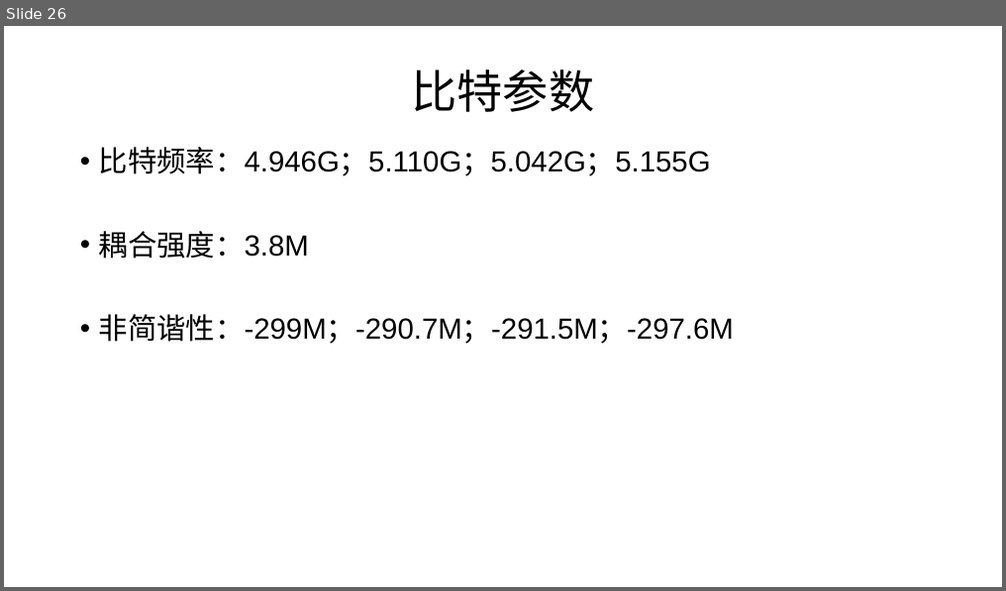
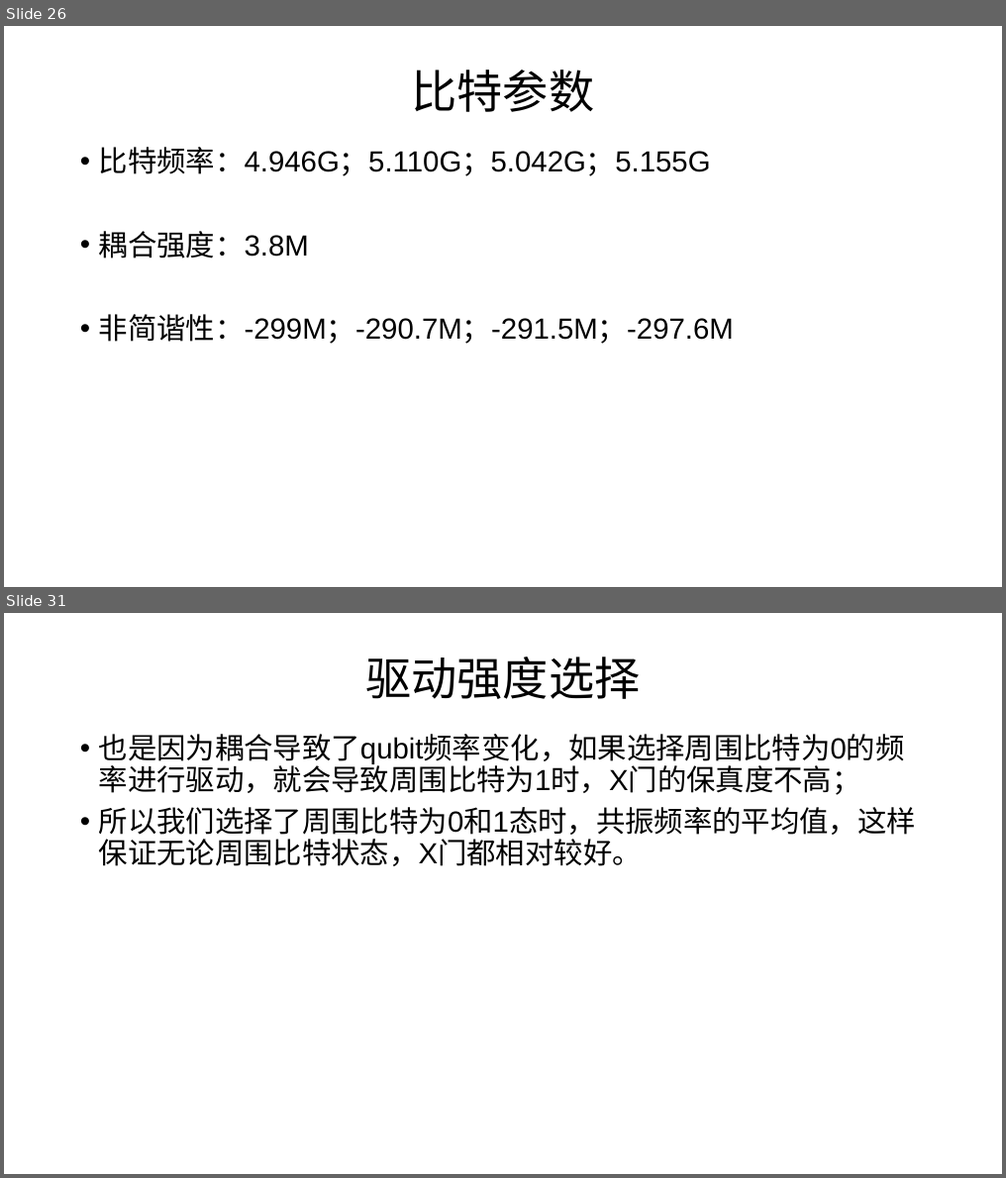
Before and after one commit to liyaochong/Quantum-Circuit, a slide deck: 程序/程序/programme/two qubit gate/CZgate/IBM/ppt/IBM的CNOT门仿真初步结果.pptx. Shown one above the other, each under a label of ours: slide 26 before the commit, slides 26 and 31 after it; the slides between them are not shown. The pictures are 1006x591 and 1006x1178 pixels, drawn with LibreOffice and Linux fonts; fonts in the diff are those of the drawing. Boxes give left, top, right and bottom in pixels: in the first picture for what was removed or moved away, otherwise in the second. Text is boxed around its words. In the diff, an @@ line names an element or a change of style, - is before the commit and + after.

```diff
--- a/程序/程序/programme/two qubit gate/CZgate/IBM/ppt/IBM的CNOT门仿真初步结果.pptx
+++ b/程序/程序/programme/two qubit gate/CZgate/IBM/ppt/IBM的CNOT门仿真初步结果.pptx
@@ slide 31 added at (4,613,1002,1174), background #FFFFFF @@
@@ title added at (365,657,640,699), 44 pt, text #000000 @@
+驱动强度选择
@@ text added at (99,734,916,866), 28 pt, text #000000 @@
+• 也是因为耦合导致了qubit频率变化，如果选择周围比特为0的频率进行驱动，就会导致周围比特为1时，X门的保真度不高；
+• 所以我们选择了周围比特为0和1态时，共振频率的平均值，这样保证无论周围比特状态，X门都相对较好。
```
Also in this commit, not shown: 2 slides changed, 13 other slides added, 13 other files.
